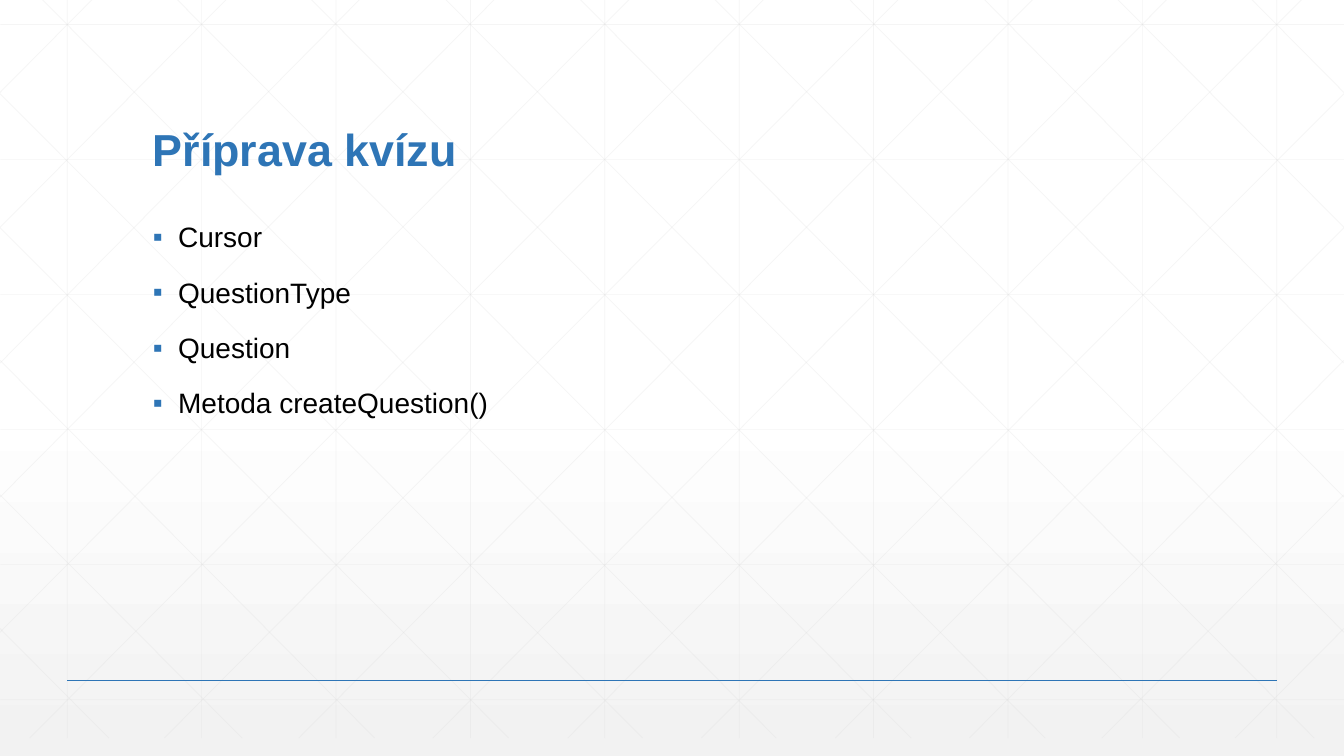
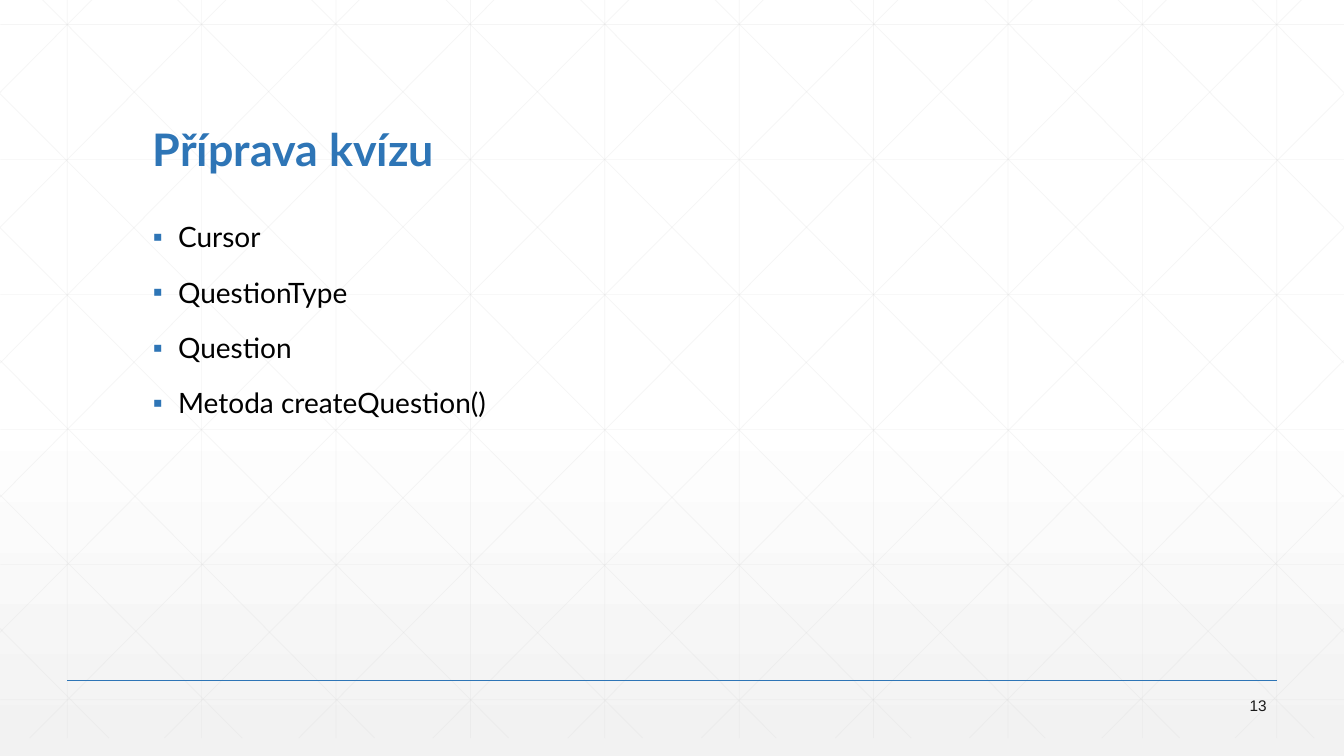
Before and after one commit to MetrKolben/MatKap, a slide deck: slide 13 of MatKap.pptx. Drawn at 1344x756 pixels with LibreOffice and Linux fonts; fonts in the diff are those of the drawing. Boxes give left, top, right and bottom in pixels: in the first picture for what was removed or moved away, otherwise in the second. Text is boxed around its words. In the diff, an @@ line names an element or a change of style, - is before the commit and + after.

```diff
--- a/MatKap.pptx
+++ b/MatKap.pptx
@@ title "Příprava kvízu" at (153, 132, 434, 174): font Arial to Lato @@
@@ text "Cursor" at (178, 226, 486, 417): font Arial to Lato @@
@@ page number added at (1250, 700, 1267, 711), 11 pt, text #1A1A1A @@
+13
```
Also in this commit, not shown: 18 other slides changed.
